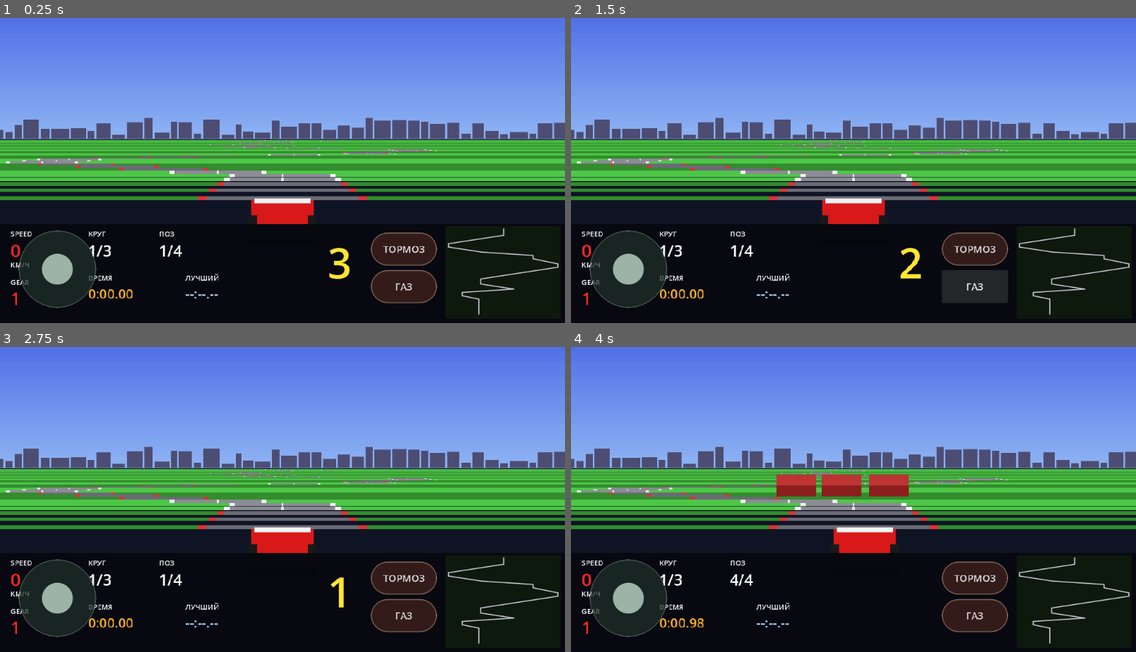
Above: before the commit, frames 1-4 (two rows, left to right).
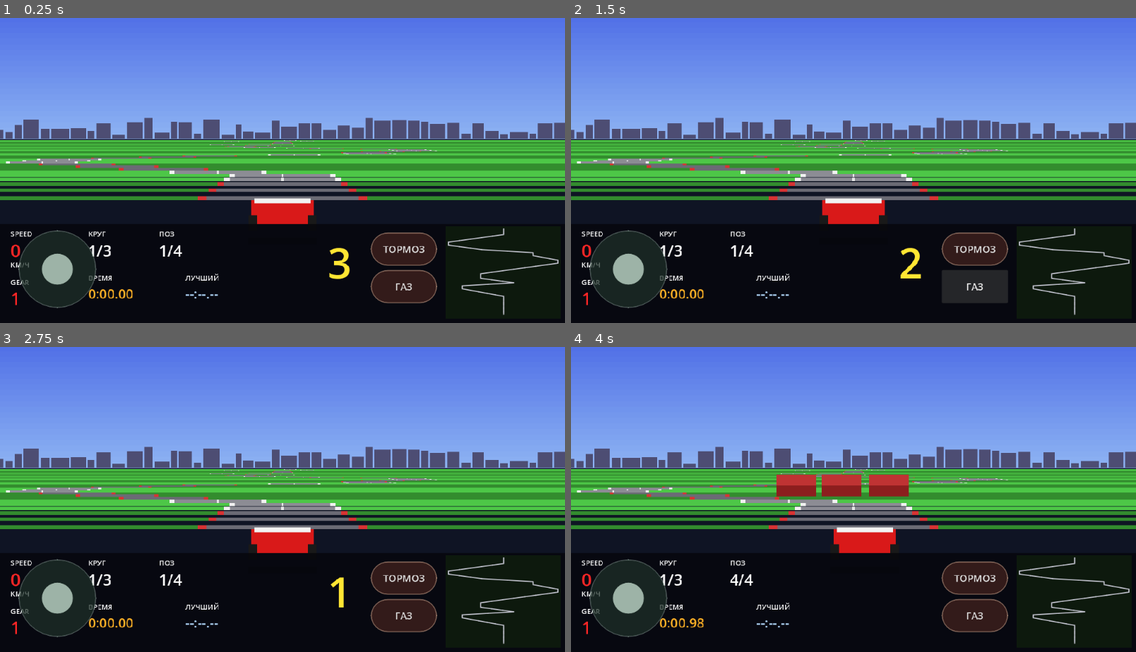
Above: after the commit, the same moments.

Repository: masterofmagic234/Arkon
Game: Godot game, scene res://scenes/level2_pseudo3d.tscn
Same seed, same stepped clock (60 frames per second), same inputs: the game is played once before the commit and once after it. This scene is started directly instead of the project's main scene.
Inputs (mouse positions are in pixels of both pictures, inside the frame that each line leads up to):
- Up to frame 1 (0.25 s): no input
- Up to frame 2 (1.5 s): click "ТОРМОЗ" at 0.5 s; click "ГАЗ" at 1.25 s
- Up to frame 3 (2.75 s): tap Enter at 2 s; move the mouse to (406, 478) at 2.02 s; hold D (race_right) from 2.03 s (still down); click (406, 478) at 2.17 s
- Up to frame 4 (4 s): release D (race_right) at 2.75 s; tap Space at 2.75 s; drag from (740, 508) to (825, 557) at 2.77 s; move the mouse to (910, 423) at 3.52 s; hold D (race_right) from 3.53 s (still down)

The runs differ from the first frame. In frame 1, 1.0% of the frame differs, in the area x 0-100%, y 40-98%; in frame 2, 1.0%; in frame 3, 1.0%; in frame 4, 1.0%.
Error in both runs: Invalid access to property or key 'world_x' on a base object of type 'RefCounted (race_ai_controller.gd)'. (res://scripts/race_minimap_nes.gd:43)

Commit message:
Close and extend Level 2 track to 58 segments

Diff:
--- a/scripts/race_level_data.gd
+++ b/scripts/race_level_data.gd
@@ -33,6 +33,9 @@
     Seg.STRAIGHT, Seg.STRAIGHT,
     # Шикана
     Seg.CHICANE, Seg.CHICANE,
+    # Корректирующая секция перед финишем — замыкает накопленное смещение трассы
+    Seg.CHICANE, Seg.CHICANE, Seg.CHICANE,
+    Seg.STRAIGHT, Seg.STRAIGHT, Seg.STRAIGHT,
     # Финишная прямая
     Seg.STRAIGHT, Seg.STRAIGHT, Seg.STRAIGHT, Seg.STRAIGHT, Seg.STRAIGHT,
     Seg.STRAIGHT, Seg.STRAIGHT, Seg.STRAIGHT, Seg.STRAIGHT,
